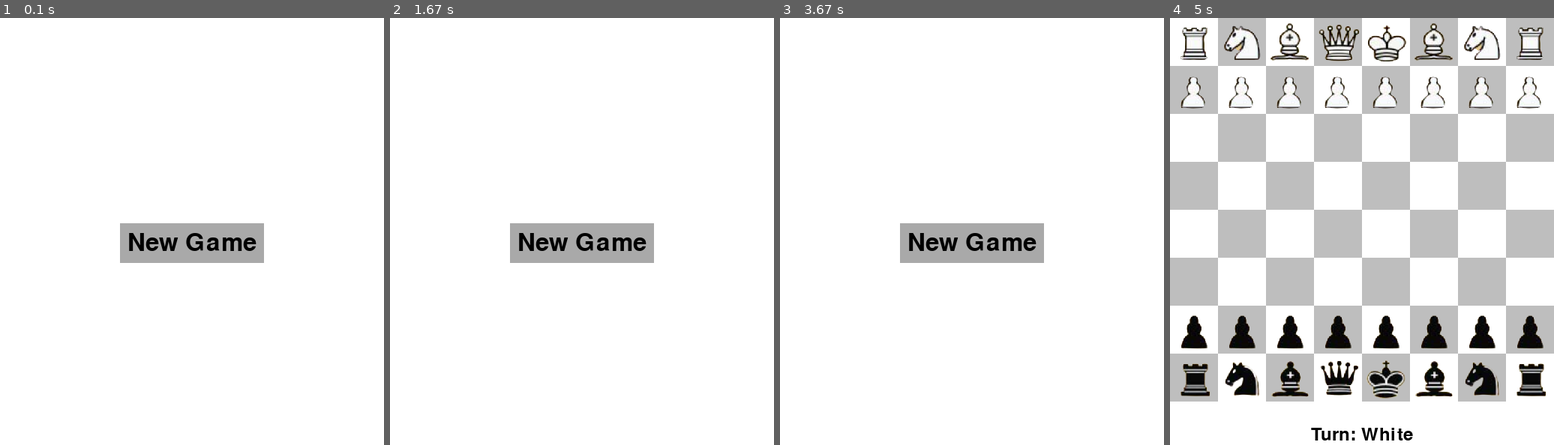
Above: before the commit, frames 1-4 (left to right).
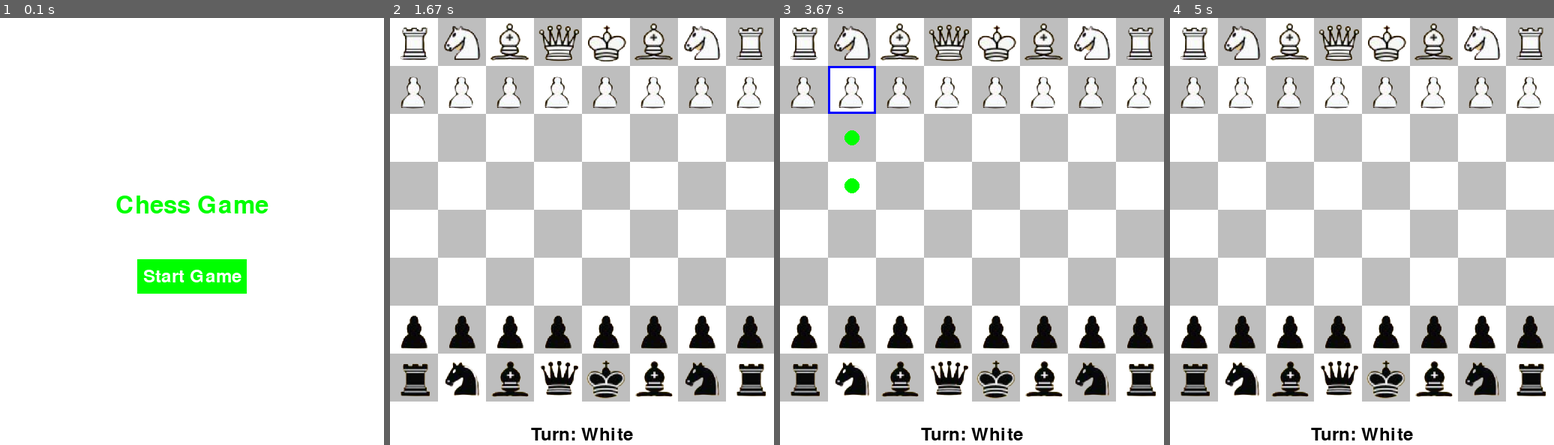
Above: after the commit, the same moments.

Repository: khanhnguyentuann/chess-game
Game: pygame game, started from main.py
The game is run twice, just before and just after one commit, with the same random seed, the same clock (stepped at 60 frames per second) and the same inputs.
Inputs (mouse positions are in pixels of both pictures, inside the frame that each line leads up to):
- Up to frame 1 (0.1 s): no input
- Up to frame 2 (1.67 s): click (566, 261) at 0.38 s; tap Space at 0.67 s; click (639, 86) at 1.05 s; click (482, 77) at 1.38 s
- Up to frame 3 (3.67 s): click (910, 94) at 2.55 s; click (1106, 359) at 2.88 s; click (856, 90) at 3.55 s
- Up to frame 4 (5 s): click (1377, 222) at 3.88 s

The runs differ from the first frame. In frame 1, 6.1% of the frame differs, in the area x 30-70%, y 41-65%; in frame 2, 49%; in frame 3, 49%, in the area x 0-100%, y 0-99%; in frame 4, nothing differs.

Commit message:
show instructions

Diff:
--- a/config.py
+++ b/config.py
@@ -6,6 +6,10 @@
 BOARD_SIZE = 8
 SQUARE_SIZE = WINDOW_WIDTH // BOARD_SIZE
 STATUS_HEIGHT = 88
+WHITE = (255, 255, 255)
+GREEN = (0, 255, 0)
+DARK_GREEN = (0, 128, 0)
+BLACK = (0, 0, 0)
 
 def load_images():
     pieces = ["r", "n", "b", "q", "k", "p"]
--- a/main.py
+++ b/main.py
@@ -1,6 +1,6 @@
 import pygame
 from chess_game import ChessGame
-from ui import show_start_screen
+from ui import show_start_screen, show_instructions
 from config import WINDOW_WIDTH, WINDOW_HEIGHT
 
 def main():
@@ -8,6 +8,7 @@
     SCREEN = pygame.display.set_mode((WINDOW_WIDTH, WINDOW_HEIGHT))
     pygame.display.set_caption("Chess Game")
     show_start_screen(SCREEN)
+    show_instructions(SCREEN)
     game = ChessGame(SCREEN)
     game.main_loop()
 
--- a/ui.py
+++ b/ui.py
@@ -1,6 +1,5 @@
 import pygame
-from config import WINDOW_WIDTH, WINDOW_HEIGHT, BOARD_SIZE, SQUARE_SIZE, STATUS_HEIGHT, load_images
-# from config import SQUARE_SIZE, FPS, load_images
+from config import WINDOW_WIDTH, WINDOW_HEIGHT, BOARD_SIZE, SQUARE_SIZE, STATUS_HEIGHT, load_images, WHITE, GREEN, DARK_GREEN, BLACK
 IMAGES = load_images()
 
 import sys
@@ -41,28 +40,72 @@
         row, col = move.to_square // BOARD_SIZE, move.to_square % BOARD_SIZE
         pygame.draw.circle(screen, pygame.Color("green"), (col * SQUARE_SIZE + SQUARE_SIZE // 2, row * SQUARE_SIZE + SQUARE_SIZE // 2), 10)
 
-def show_start_screen(screen):
-    screen.fill(pygame.Color("white"))
-    font = pygame.font.Font(None, 48)
-    text = font.render("New Game", True, pygame.Color("black"))
-    text_rect = text.get_rect(center=(WINDOW_WIDTH // 2, WINDOW_HEIGHT // 2))
-
-    button_rect = pygame.Rect(text_rect.left - 10, text_rect.top - 10, text_rect.width + 20, text_rect.height + 20)
-
-    while True:
-        mouse_pos = pygame.mouse.get_pos()
-        if button_rect.collidepoint(mouse_pos):
-            pygame.draw.rect(screen, pygame.Color("lightgray"), button_rect)  # Nút sẽ thay đổi màu khi chuột di chuyển qua
-        else:
-            pygame.draw.rect(screen, pygame.Color("darkgray"), button_rect)
-
-        screen.blit(text, text_rect)
-        pygame.display.flip()
-
+# Show màn hình hướng dẫn
+def show_instructions(screen):
+    running = True
+    while running:
         for event in pygame.event.get():
             if event.type == pygame.QUIT:
                 pygame.quit()
                 sys.exit()
-            if event.type == pygame.MOUSEBUTTONDOWN:
-                if button_rect.collidepoint(mouse_pos):
+            if event.type == pygame.KEYDOWN:
+                if event.key == pygame.K_SPACE:
+                    running = False
+
+        screen.fill(WHITE)
+        font = pygame.font.Font(None, 36)
+        instructions = ["Welcome to Chess Game!", "Press SPACE to start.", "Use mouse to move pieces."]
+        for i, line in enumerate(instructions):
+            text = font.render(line, True, BLACK)
+            screen.blit(text, (50, 50 + i * 40))
+
+        pygame.display.flip()
+
+
+def draw_start_button(screen, text, rect, color, hover_color, text_color, font_size):
+    mouse_pos = pygame.mouse.get_pos()
+    button_color = hover_color if rect.collidepoint(mouse_pos) else color
+
+    pygame.draw.rect(screen, button_color, rect)
+    pygame.draw.rect(screen, WHITE, rect, 2)  # Viền trắng
+
+    font = pygame.font.Font(None, font_size)
+    text_render = font.render(text, True, text_color)
+    text_rect = text_render.get_rect(center=rect.center)
+    screen.blit(text_render, text_rect)
+
+
+def show_start_screen(screen):
+    running = True
+    button_rect = pygame.Rect(WINDOW_WIDTH // 2 - 75, WINDOW_HEIGHT // 2 + 20, 150, 50)
+
+    while running:
+        for event in pygame.event.get():
+            if event.type == pygame.QUIT:
+                pygame.quit()
+                sys.exit()
+            if event.type == pygame.KEYDOWN:
+                if event.key == pygame.K_SPACE:
+                    running = False
+
+        screen.fill(WHITE) # Xóa màn hình và vẽ nền trắng
+
+        # Vẽ tiêu đề
+        font = pygame.font.Font(None, 48)
+        text = font.render("Chess Game", True, GREEN)
+        text_rect = text.get_rect(center=(WINDOW_WIDTH // 2, WINDOW_HEIGHT // 2 - 50))
+        screen.blit(text, text_rect)
+
+        # Vẽ nút "Bắt đầu"
+        draw_start_button(screen, "Start Game", button_rect, GREEN, DARK_GREEN, WHITE, 36)
+
+        # Cập nhật màn hình
+        pygame.display.flip()
+
+        # Kiểm tra nút "Bắt đầu" đã được nhấn chưa
+        mouse_pos = pygame.mouse.get_pos()
+        if button_rect.collidepoint(mouse_pos):
+            pygame.draw.rect(screen, DARK_GREEN, button_rect)  # Nút sẽ thay đổi màu khi chuột di chuyển qua
+            for event in pygame.event.get():
+                if event.type == pygame.MOUSEBUTTONDOWN:
                     return  # Bắt đầu trò chơi
Binary file changed: README.md
